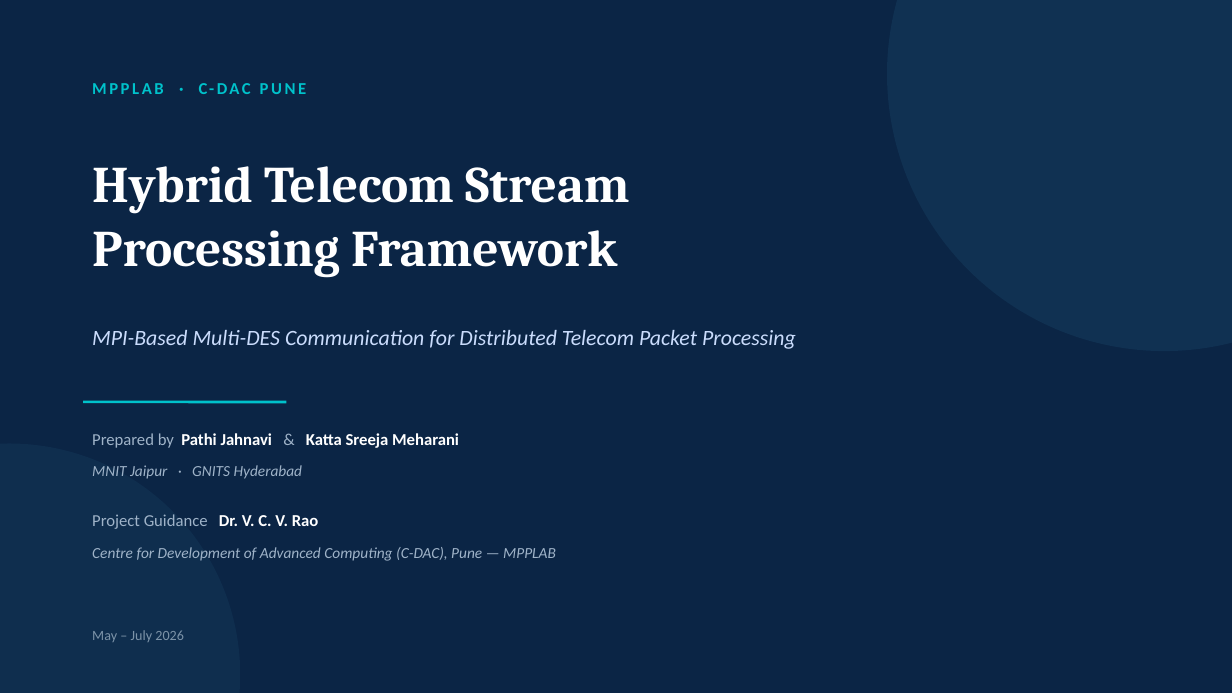
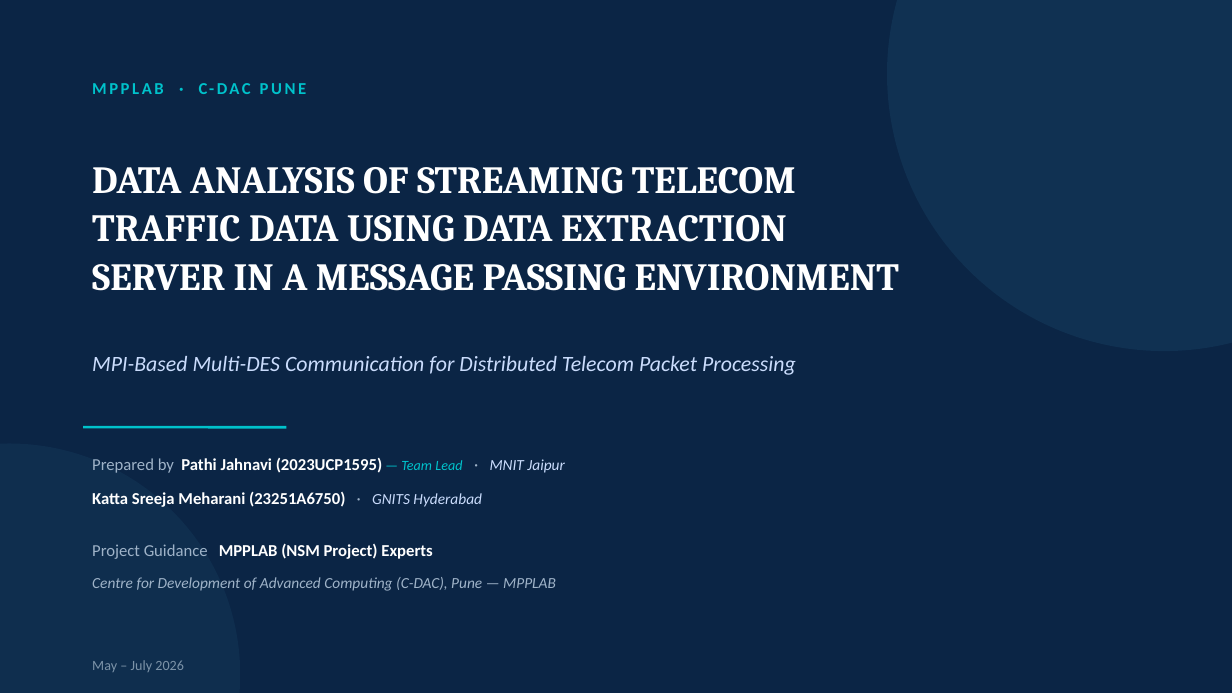
Before and after one commit to Jahnavi-915/telecom-stream-processing-framework, a slide deck: slide 1 of docs/submissions/GROUP-E_ppt.pptx. Drawn at 1232x693 pixels with LibreOffice and Linux fonts; fonts in the diff are those of the drawing. Boxes give left, top, right and bottom in pixels: in the first picture for what was removed or moved away, otherwise in the second. Text is boxed around its words. In the diff, an @@ line names an element or a change of style, - is before the commit and + after.

```diff
--- a/docs/submissions/GROUP-E_ppt.pptx
+++ b/docs/submissions/GROUP-E_ppt.pptx
@@ text at [92, 167, 899, 291]: text changed; size 40 to 30 pt @@
-Hybrid Telecom Stream
-Processing Framework
+DATA ANALYSIS OF STREAMING TELECOM
+TRAFFIC DATA USING DATA EXTRACTION
+SERVER IN A MESSAGE PASSING ENVIRONMENT
@@ text "MPI-Based Multi-DES Communication for Distributed ...": place and size @@
-text "MPI-Based Multi-DES Communication for Distributed ..." at [92, 330, 796, 349]
+text "MPI-Based Multi-DES Communication for Distributed ..." at [92, 356, 796, 375]
@@ line moved from (83, 402) - (287, 402) to (83, 427) - (287, 427) @@
@@ text at [92, 458, 564, 473]: text changed; bold off @@
-Prepared by Pathi Jahnavi & Katta Sreeja Meharani
+Prepared by Pathi Jahnavi (2023UCP1595) — Team Lead · MNIT Jaipur
@@ text at [92, 491, 482, 507]: text changed; size 12 to 13 pt; text colour #9FB3C8 to #FFFFFF; bold on; italic off @@
-MNIT Jaipur · GNITS Hyderabad
+Katta Sreeja Meharani (23251A6750) · GNITS Hyderabad
@@ text "Centre for Development of Advanced ...": place and size @@
-text "Centre for Development of Advanced ..." at [92, 547, 556, 561]
+text "Centre for Development of Advanced ..." at [92, 577, 556, 591]
@@ text at [92, 543, 432, 559]: text changed; text colour #9FB3C8 to #FFFFFF; bold on @@
-Project Guidance Dr. V. C. V. Rao
+Project Guidance MPPLAB (NSM Project) Experts
@@ text "May – July 2026": place and size @@
-text "May – July 2026" at [92, 630, 184, 642]
+text "May – July 2026" at [92, 660, 184, 672]
```
Also in this commit, not shown: 1 other slide changed, 7 other files.
